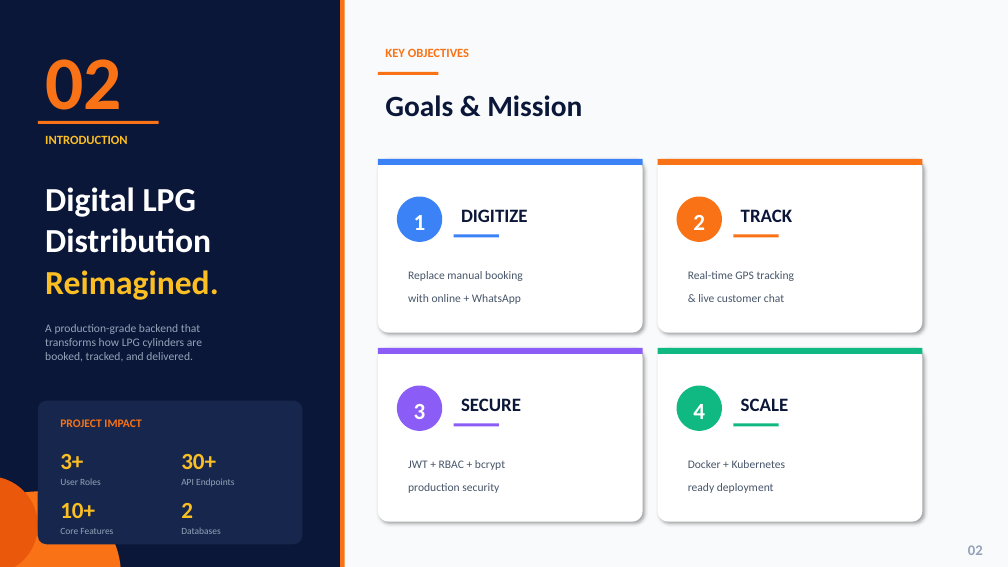
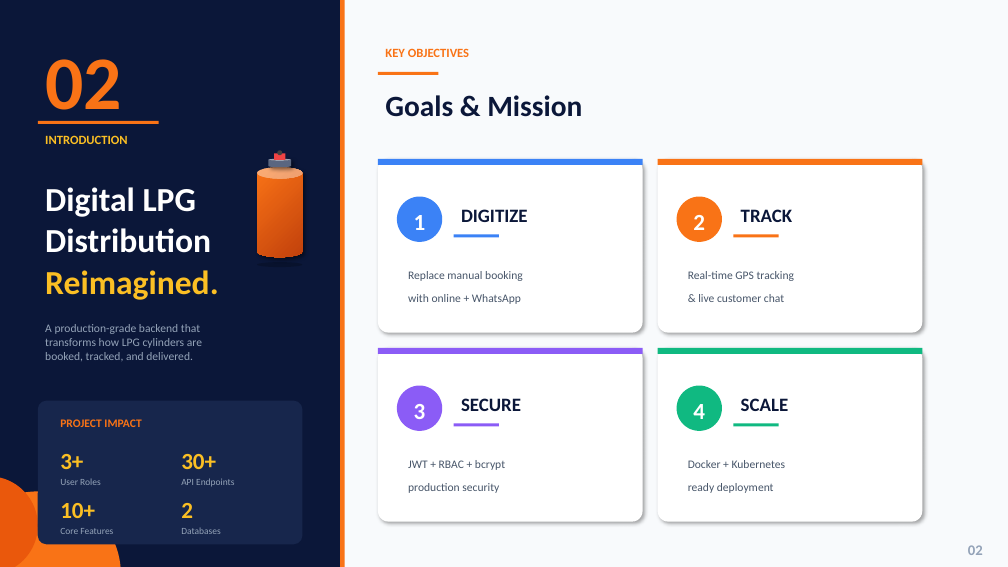
Before and after one commit to anubhab-cloud/cyldist-lpg-platform, a slide deck: slide 2 of CylDist_Platform_Presentation.pptx. Drawn at 1008x567 pixels with LibreOffice and Linux fonts; fonts in the diff are those of the drawing. Boxes give left, top, right and bottom in pixels: in the first picture for what was removed or moved away, otherwise in the second. Text is boxed around its words. In the diff, an @@ line names an element or a change of style, - is before the commit and + after.

Commit message:
Add 3D illustrations: LPG cylinders, server racks, phone mockups, shields, rockets, user avatars, delivery trucks across all slides

```diff
--- a/CylDist_Platform_Presentation.pptx
+++ b/CylDist_Platform_Presentation.pptx
@@ cylinder added at [257,167,302,257], fill gradient #F97316 to #C2410C @@
@@ cylinder added at [268,159,291,167], fill #5A6680 @@
@@ rectangle added at [274,154,285,160], fill #EF4444 @@
@@ ellipse added at [278,150,283,156], fill #404040 @@
@@ ellipse added at [257,262,302,268], fill #000000 at 20% opacity @@
```
Also in this commit, not shown: 6 other slides changed, 3 other files.
